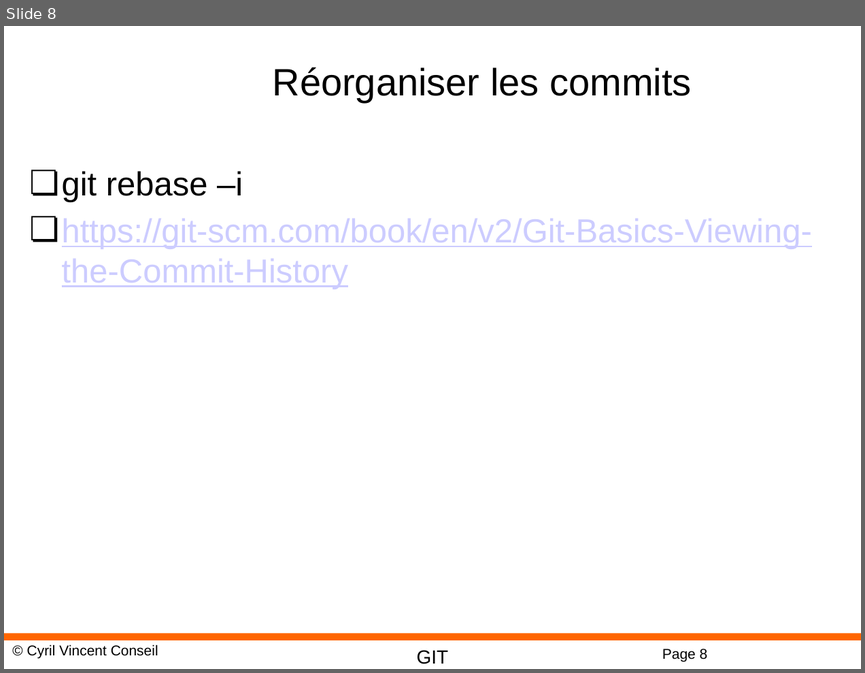
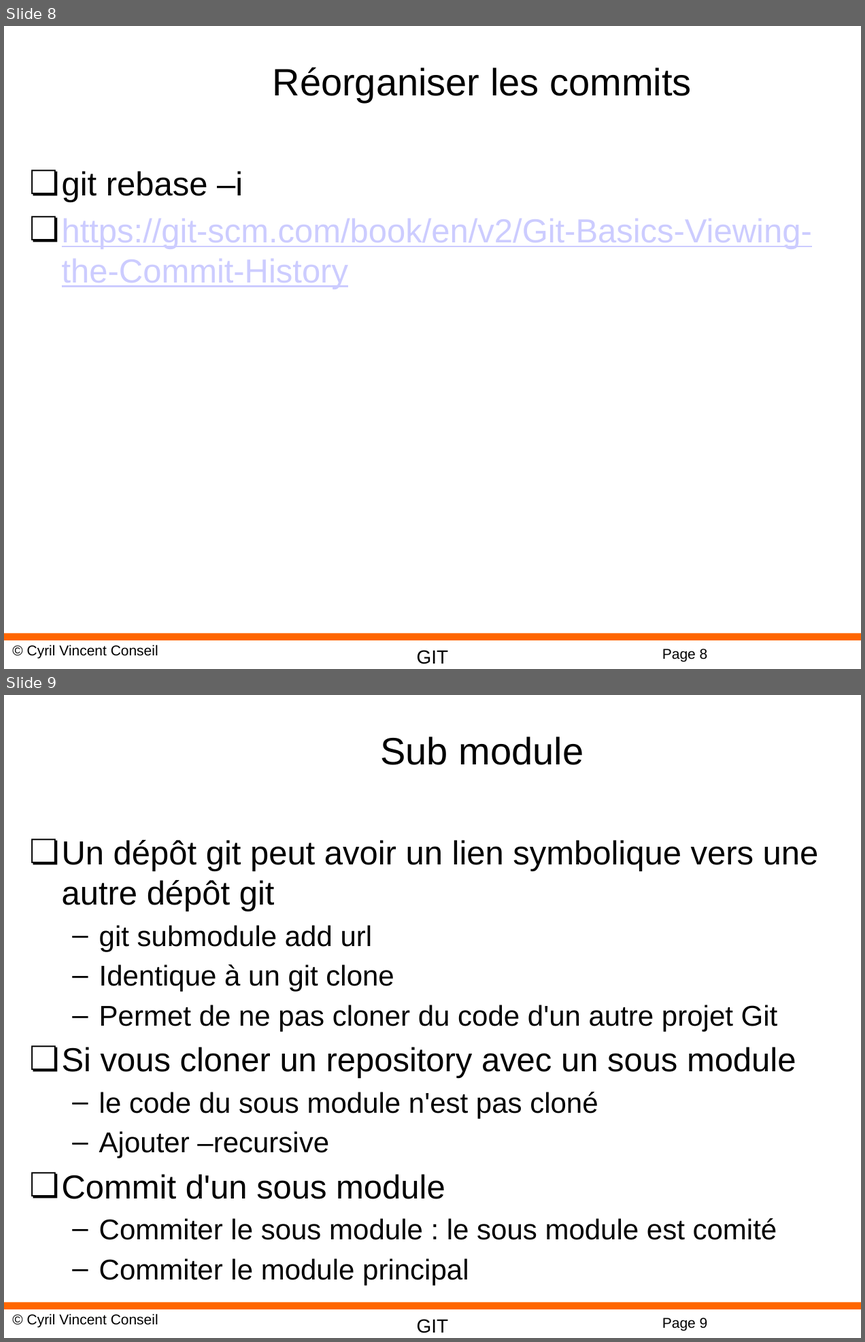
Before and after one commit to cyrilvincent/git, a slide deck: ppt/GIT06-Advanced.pptx. Shown one above the other, each under a label of ours: slide 8 before the commit, slides 8 and 9 after it. The pictures are 865x673 and 865x1342 pixels, drawn with LibreOffice and Linux fonts; fonts in the diff are those of the drawing; background and template pictures are left out. Boxes give left, top, right and bottom in pixels: in the first picture for what was removed or moved away, otherwise in the second. Text is boxed around its words. In the diff, an @@ line names an element or a change of style, - is before the commit and + after.

```diff
--- a/ppt/GIT06-Advanced.pptx
+++ b/ppt/GIT06-Advanced.pptx
@@ slide 9 added at <box>4,695,861,1338</box>, background #FFFFFF; not listed: 4 template elements that a slide beside it also shows @@
@@ title added at <box>381,736,584,765</box>, 32 pt, text #000000 @@
+Sub module
@@ text added at <box>62,840,819,1285</box>, 24 pt, text #000000 @@
+❏ Un dépôt git peut avoir un lien symbolique vers une autre dépôt git
+  – git submodule add url
+  – Identique à un git clone
+  – Permet de ne pas cloner du code d'un autre projet Git
+❏ Si vous cloner un repository avec un sous module
+  – le code du sous module n'est pas cloné
+  – Ajouter –recursive
+❏ Commit d'un sous module
+  – Commiter le sous module : le sous module est comité
+  – Commiter le module principal
```
Also in this commit, not shown: 1 other file.
